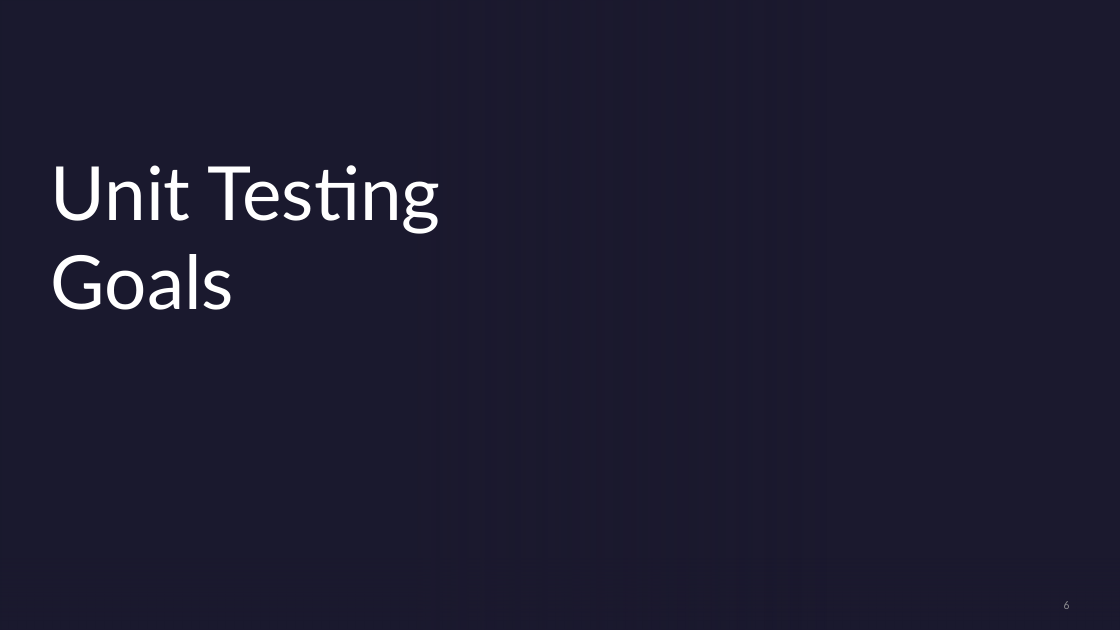
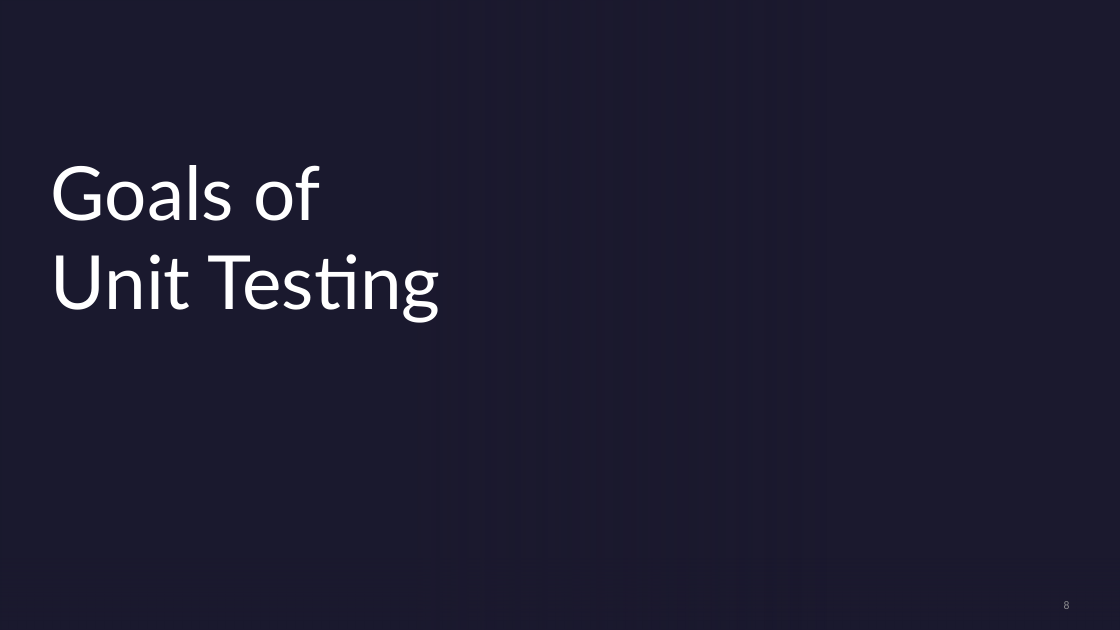
Before and after one commit to Three97/UnitTestingPresentation, a slide deck: slide 8 of PowerPoint/UnitTestingInCSharp.pptx (slide 6 before the commit). Drawn at 1120x630 pixels with LibreOffice and Linux fonts; fonts in the diff are those of the drawing; background and template pictures are left out. Boxes give left, top, right and bottom in pixels: in the first picture for what was removed or moved away, otherwise in the second. Text is boxed around its words. In the diff, an @@ line names an element or a change of style, - is before the commit and + after.

```diff
--- a/PowerPoint/UnitTestingInCSharp.pptx
+++ b/PowerPoint/UnitTestingInCSharp.pptx
@@ title at (51, 165, 441, 323): text changed @@
-Unit Testing Goals
+Goals of
+Unit Testing
```
Also in this commit, not shown: 7 other slides changed, 6 slides added, 5 slides removed, 1 other file.
